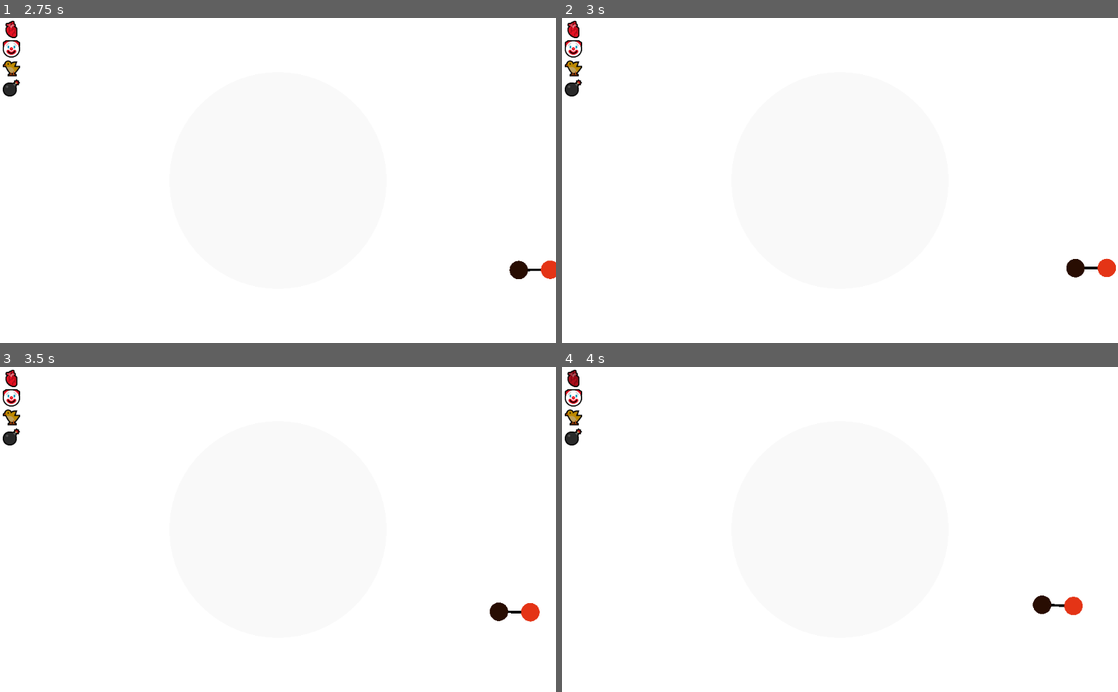
Above: before the commit, frames 1-4 (two rows, left to right).
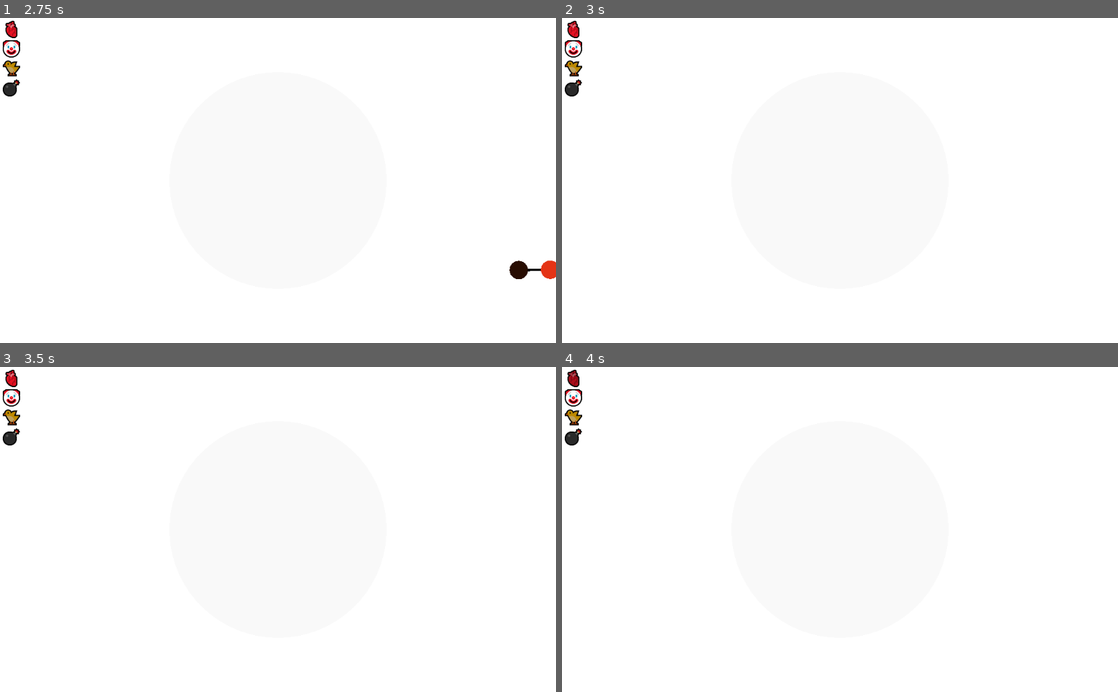
Above: after the commit, the same moments.

Repository: payload/naubino-godot
Game: Godot game, scene res://Game.tscn
The game is run twice, just before and just after one commit, with the same random seed, the same clock (stepped at 60 frames per second) and the same inputs.
Inputs (mouse positions are in pixels of both pictures, inside the frame that each line leads up to):
- Up to frame 1 (2.75 s): click (11, 31) at 0.52 s; click (11, 50) at 1.27 s; click (11, 70) at 2.02 s
- Up to frame 2 (3 s): click (573, 89) at 2.77 s
- Up to frame 3 (3.5 s): no input
- Up to frame 4 (4 s): click (573, 380) at 3.52 s

Frame 1 is identical in both runs. In frame 2, 0.3% of the frame differs, in the area x 90-100%, y 73-80%; in frame 3, 0.3%; in frame 4, 0.3%, in the area x 84-94%, y 70-77%.

Commit message:
press bomb to clear all naubs

Diff:
--- a/Game.gd
+++ b/Game.gd
@@ -23,6 +23,11 @@
 	Global.emit_signal("naub_naub_contact", naub1, naub2)
 
 
+func clear():
+	for naub in get_tree().get_nodes_in_group("Naub"):
+		(naub as Node).queue_free()
+
+
 func get_random_color() -> Color:
 	var colors = [Color.red, Color.green, Color.blue, Color.aqua, Color.yellow, Color.fuchsia]
 	colors = [Color8(229, 53, 23), Color8(151, 190, 13), Color8(0, 139, 208), Color8(255, 204, 0), Color8(226, 0, 122), Color8(100, 31, 128), Color8(41, 14, 3)]
--- a/Game.tscn
+++ b/Game.tscn
@@ -60,4 +60,5 @@
 
 [node name="GameUI" parent="." instance=ExtResource( 1 )]
 
+[connection signal="clear" from="GameUI" to="." method="clear"]
 [connection signal="spawn_some" from="GameUI" to="." method="spawn_some"]
